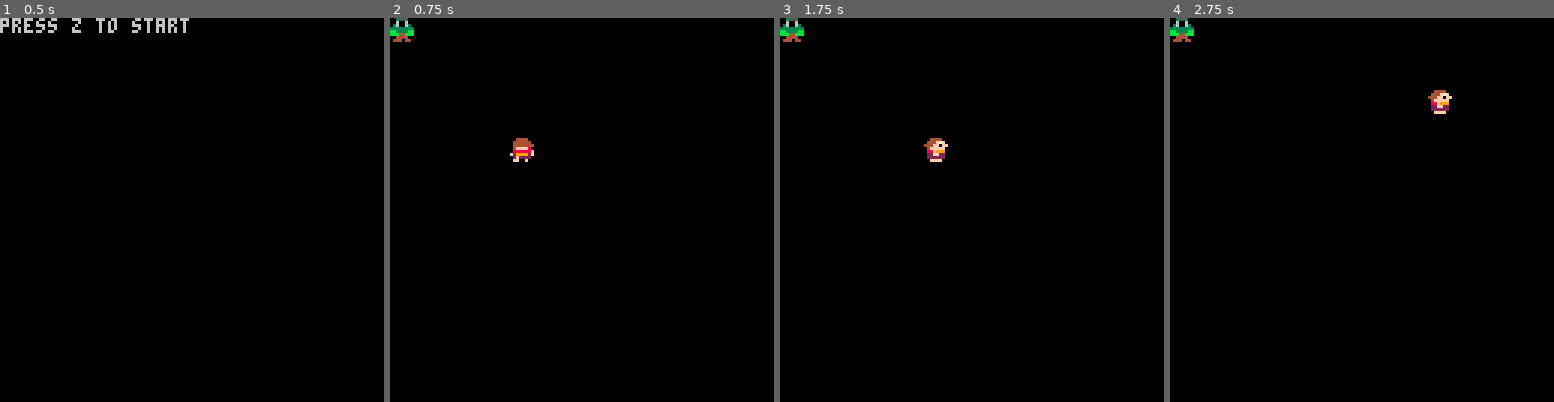
Above: before the commit, frames 1-4 (left to right).
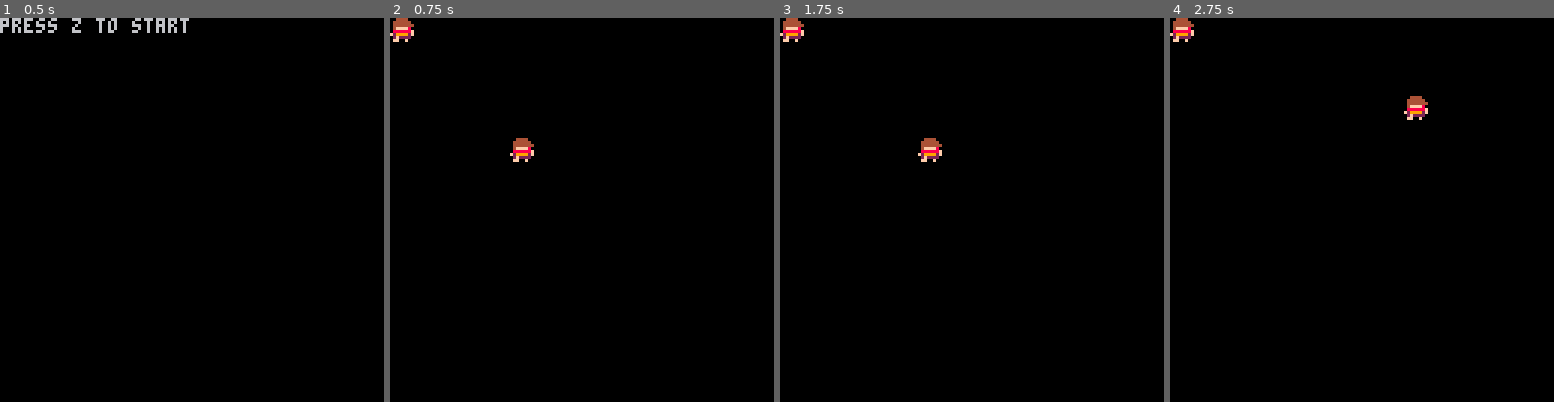
Above: after the commit, the same moments.

Repository: michaeljosephpurdy/pico8
Game: PICO-8 cartridge carts/uhtred.p8
Two runs of this game, one before a commit and one after it. Both use one fixed random seed, a clock stepped at 60 frames per second and the inputs below.
Inputs:
- Up to frame 1 (0.5 s): tap X (X key) at 0.33 s
- Up to frame 2 (0.75 s): tap O (Z key) at 0.7 s
- Up to frame 3 (1.75 s): tap X (X key) at 1.07 s; hold Right from 1.6 s (still down); tap O (Z key) at 1.7 s
- Up to frame 4 (2.75 s): tap X (X key) at 1.85 s; release Right at 2.1 s; tap O (Z key) at 2.1, 2.5 s; hold Up 2.15-2.42 s; hold Right from 2.47 s (still down)

Frame 1 is identical in both runs. In frame 2, 0.3% of the frame differs, in the area x 0-7%, y 0-7%; in frame 3, 0.6%; in frame 4, 0.9%, in the area x 0-74%, y 0-27%.

Commit message:
Initial commit of FSM for 'actors'. Mild refactoring

Diff:
--- a/carts/uhtred.p8
+++ b/carts/uhtred.p8
@@ -2,7 +2,7 @@
 version 16
 __lua__
 
-gs = "menu" -- menu, game, pause
+game_state = "menu" -- menu, game, pause
 menu_choice = 0
 actors = {}
 player = nil
@@ -13,11 +13,6 @@
 end
 
 function _update()
- for a in all(actors) do
-  a.s = "idle"
-  a.dy = 0
-  a.dx = 0
- end
  handle_input()
  for a in all(actors) do
   update_actor(a)
@@ -26,7 +21,7 @@
 
 function _draw()
  cls()
- if gs == "menu" then
+ if game_state == "menu" then
   menu_draw()
  else
   game_draw()
@@ -43,15 +38,21 @@
  end
 end
 
-function new_actor(bs, x, y)
- a={x=x or 0, y=y or 0, dx=0, dy=0, base_spr=bs, spr=bs*4, spd=2, s="idle", dir=0 , c=false}
+function new_actor(bs, x, y, hp)
+ a={x=x or 0, y=y or 0,
+    dx=0, dy=0, dir=0,
+    hp=hp or 0, speed=2,
+    base_sprite=bs, sprite=bs*4,
+    state="idle",
+    attack_timer=0, attack_cooldown=20
+    }
  add(actors, a)
  return a
 end
 
 function update_actor(a)
- if a.s != "idle" then
-  a.spr = a.base_spr * 4
+ if a.state == "moving" then
+  a.sprite = a.base_sprite * 4
   if a.dx == 1 then
    a.dir = 2
   end
@@ -65,34 +66,52 @@
    a.dir = 1
   end
 
-  a.spr = a.spr + a.dir
-  a.x += (a.dx * a.spd)
-  a.y += (a.dy * a.spd)
+  a.sprite = a.sprite + a.dir
+  a.x += (a.dx * a.speed)
+  a.y += (a.dy * a.speed)
+ elseif a.state == "attacking" then
+  a.attack_timer += 1
+  if a.attack_timer <= a.attack_cooldown then
+   print("stab")
+  else
+   a.attack_timer = 0
+   print("nostab")
+  end
+ elseif a.state == "idle" then
+  a.dx = 0
+  a.dy = 0
  end
 end
 
 function handle_input()
- if gs=="game" then
+ if game_state=="game" then
+  player.state = "idle"
   if btn(0) then
-   player.s = "moving"
+   player.state = "moving"
    player.dx = -1
-  end
-  if btn(1) then
-   player.s = "moving"
+  elseif btn(1) then
+   player.state = "moving"
    player.dx = 1
-  end
+  else
+   player.dx = 0
+  end
+
   if btn(2) then
-   player.s = "moving"
+   player.state = "moving"
    player.dy = -1
-  end
-  if btn(3) then
-   player.s = "moving"
+  elseif btn(3) then
+   player.state = "moving"
    player.dy = 1
-  end
+  else
+   player.dy = 0
+  end
+
   if btn(4) then
+   player.state = "attacking"
   end
   if btn(5) then
   end
+
  else
   if btnp(0) then
   end
@@ -105,8 +124,8 @@
    menu_choice += 1
   end
   if btnp(4) then
-   if gs == "menu" then
-    gs = "game"
+   if game_state == "menu" then
+    game_state = "game"
    end
   end
   if btnp(5) then
Not shown, changed: 104 lines of the sprite sheet (__gfx__) section of carts/uhtred.p8
